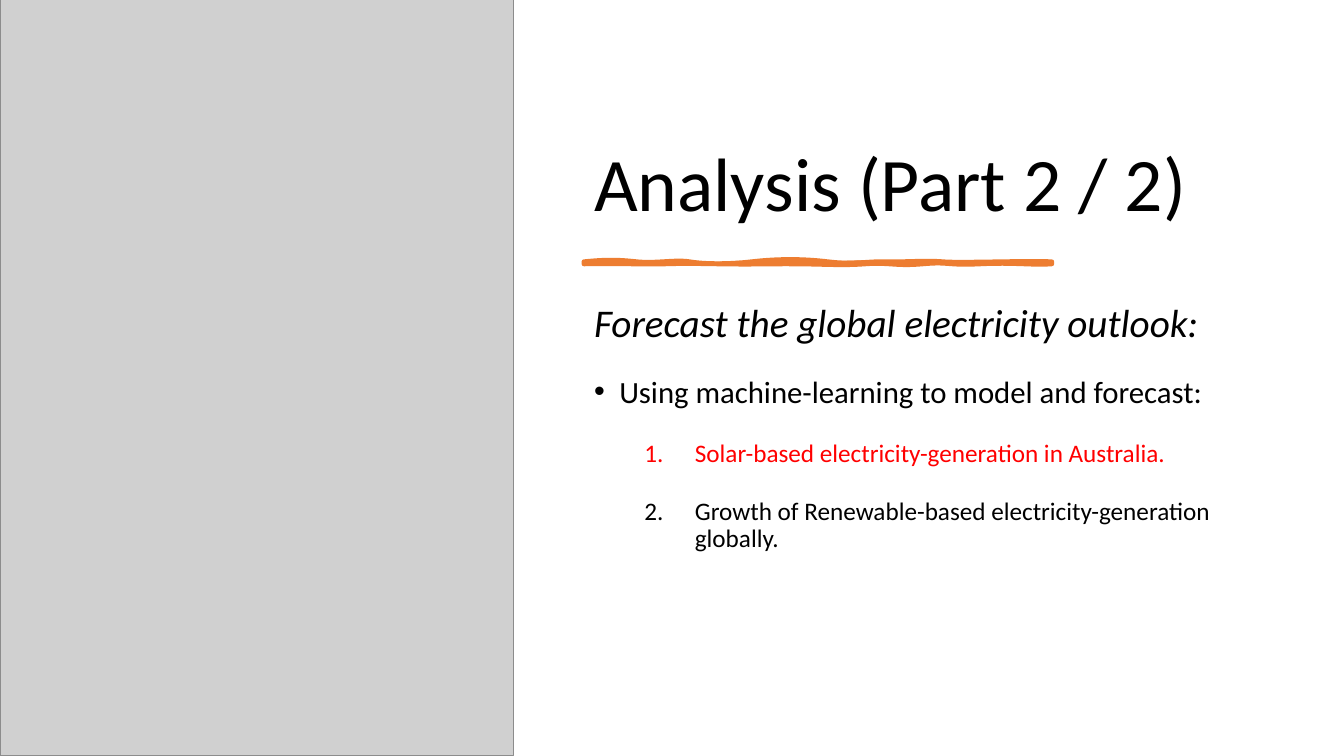
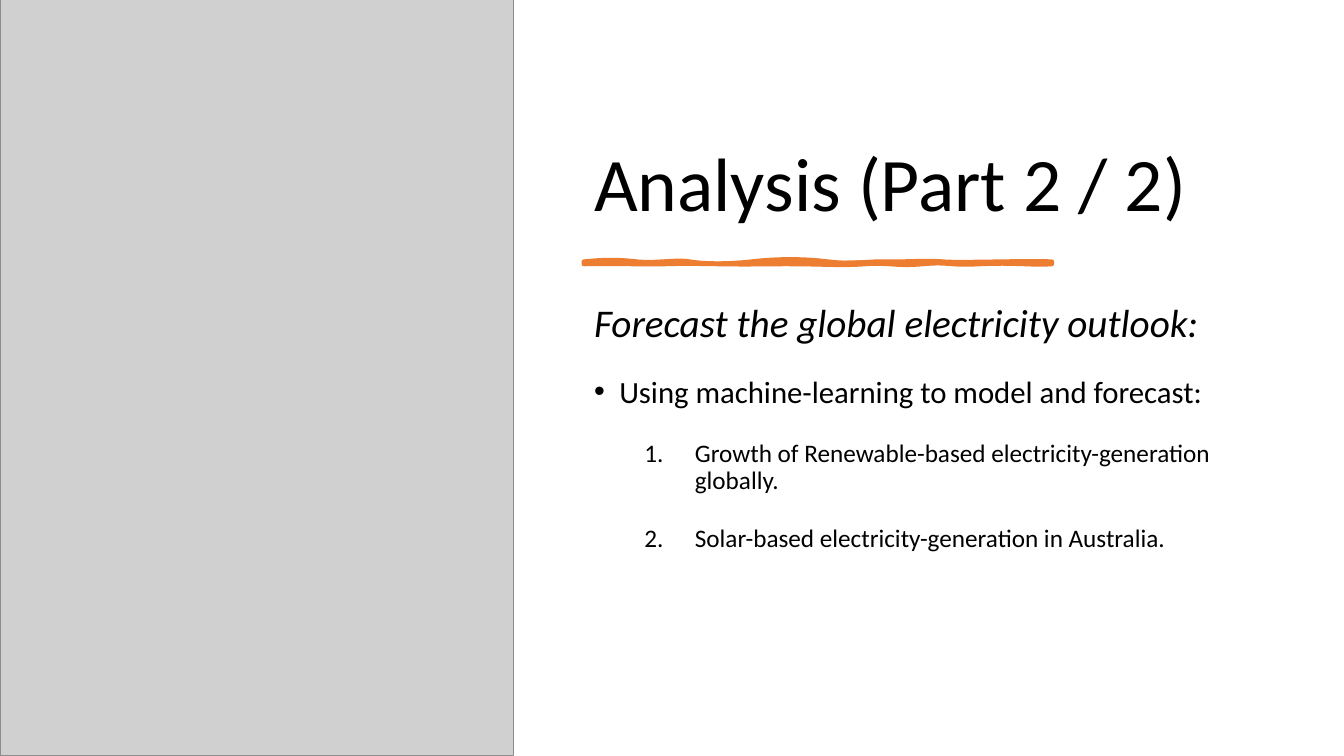
Before and after one commit to shwetajain1022/Project-4, a slide deck: slide 4 of Presentation/Proj4_presentation.pptx. Drawn at 1344x756 pixels with LibreOffice and Linux fonts; fonts in the diff are those of the drawing; grey boxes stand for pictures. Boxes give left, top, right and bottom in pixels: in the first picture for what was removed or moved away, otherwise in the second. Text is boxed around its words. In the diff, an @@ line names an element or a change of style, - is before the commit and + after.

```diff
--- a/Presentation/Proj4_presentation.pptx
+++ b/Presentation/Proj4_presentation.pptx
@@ text at box(695, 444, 1209, 494): paragraph added @@
+  1. Growth of Renewable-based electricity-generation globally.
@@ text at box(695, 502, 1209, 552): paragraph removed @@
-  2. Growth of Renewable-based electricity-generation globally.
@@ text at box(695, 529, 1165, 552): text colour #FF0000 to #000000 in "Solar-based electricity-generation in Australia." @@
```
Also in this commit, not shown: 3 other slides changed, 4 slides added, 2 other files.
